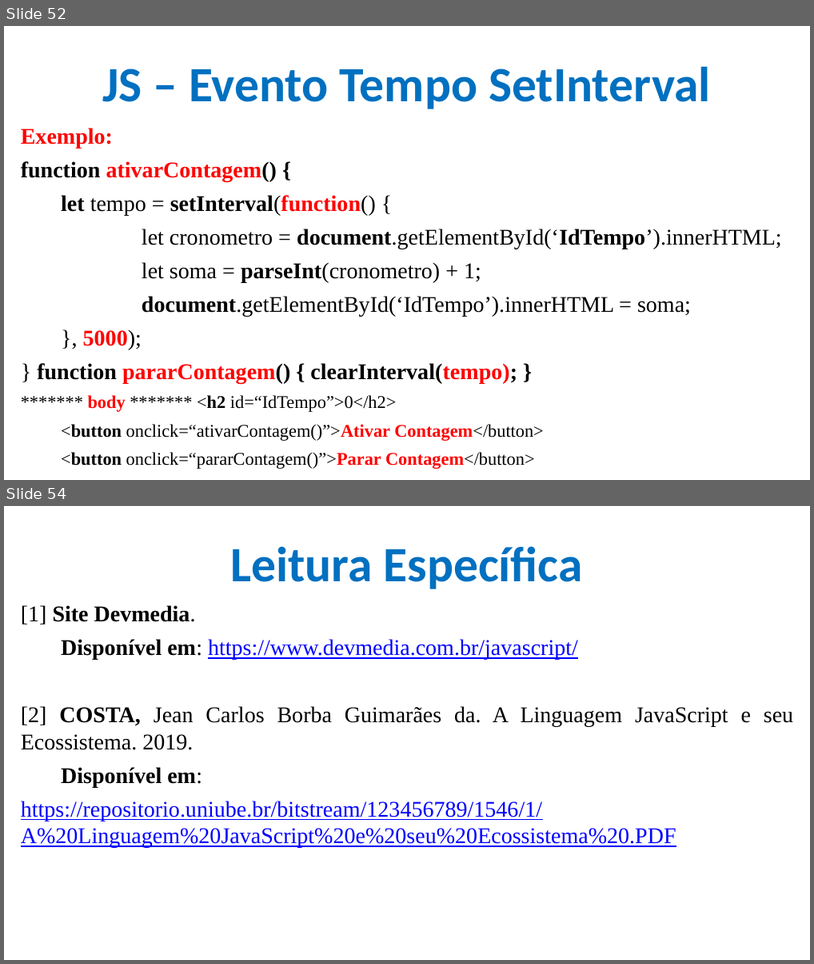
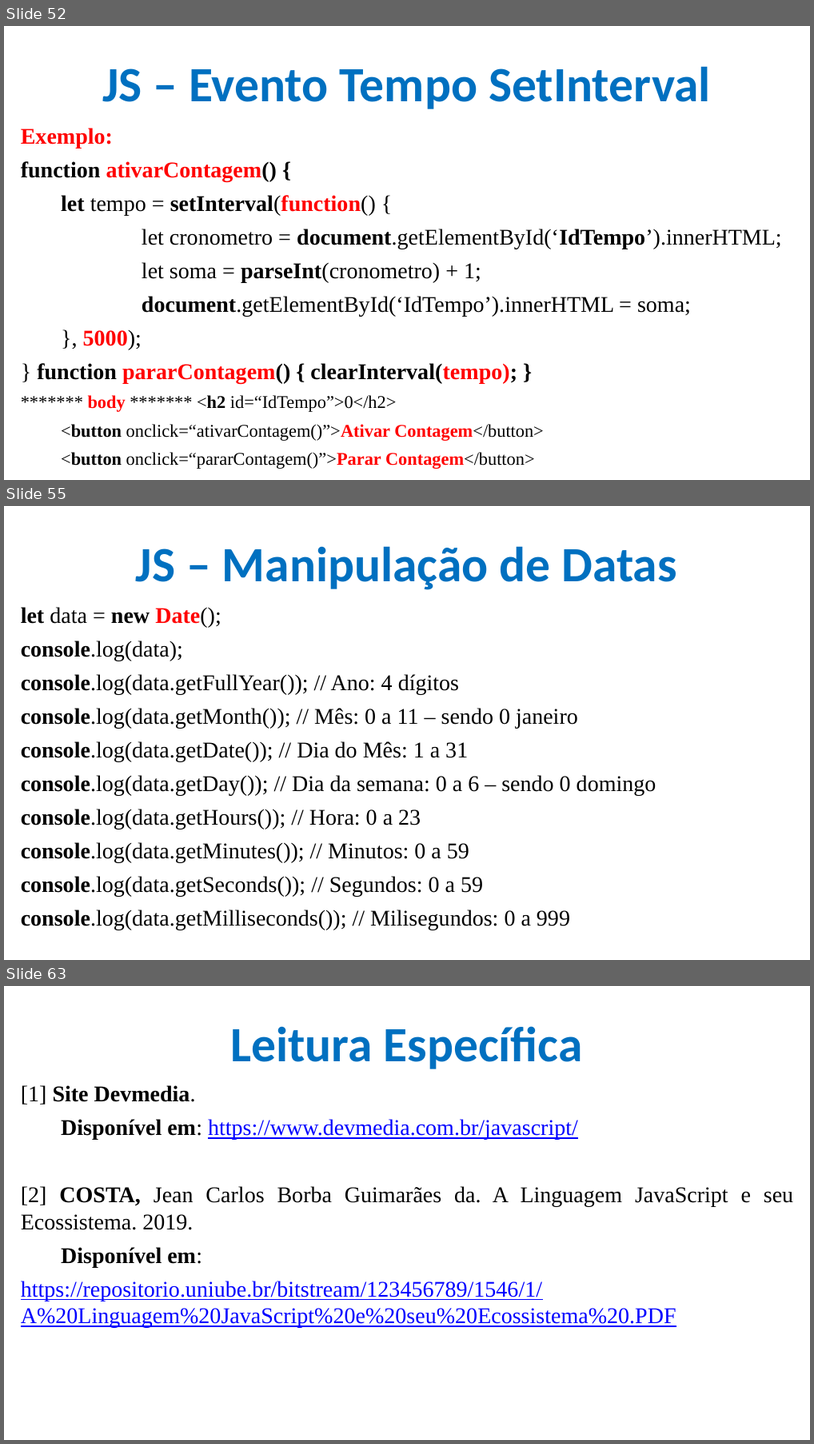
Before and after one commit to CloudEducationBrazil/WydenDesenvolvimentoWebPHP, a slide deck: 01 Classes/Aula 09 Desenvolvimento Web PHP - JS.pptx. Shown one above the other, each under a label of ours: slides 52 and 54 before the commit, slides 52, 55 and 63 after it; the slides between them are not shown. The pictures are 814x964 and 814x1444 pixels, drawn with LibreOffice and Linux fonts; fonts in the diff are those of the drawing; background and template pictures are left out. Boxes give left, top, right and bottom in pixels: in the first picture for what was removed or moved away, otherwise in the second. Text is boxed around its words. In the diff, an @@ line names an element or a change of style, - is before the commit and + after.

```diff
--- a/01 Classes/Aula 09 Desenvolvimento Web PHP - JS.pptx
+++ b/01 Classes/Aula 09 Desenvolvimento Web PHP - JS.pptx
@@ slide 55 added at <box>4,506,810,960</box>, background picture (left out) @@
@@ title added at <box>136,546,677,590</box>, 44 pt, text #0070C0, bold @@
+JS – Manipulação de Datas
@@ text added at <box>21,607,657,929</box>, 20 pt, text #000000 @@
+let data = new Date();
+console.log(data);
+console.log(data.getFullYear()); // Ano: 4 dígitos
+console.log(data.getMonth()); // Mês: 0 a 11 – sendo 0 janeiro
+console.log(data.getDate()); // Dia do Mês: 1 a 31
+console.log(data.getDay()); // Dia da semana: 0 a 6 – sendo 0 domingo
+console.log(data.getHours()); // Hora: 0 a 23
+console.log(data.getMinutes()); // Minutos: 0 a 59
+console.log(data.getSeconds()); // Segundos: 0 a 59
+console.log(data.getMilliseconds()); // Milisegundos: 0 a 999
@@ what was slide 54 is now slide 63 @@
```
Also in this commit, not shown: 2 slides changed, 8 other slides added, 3 other files.
